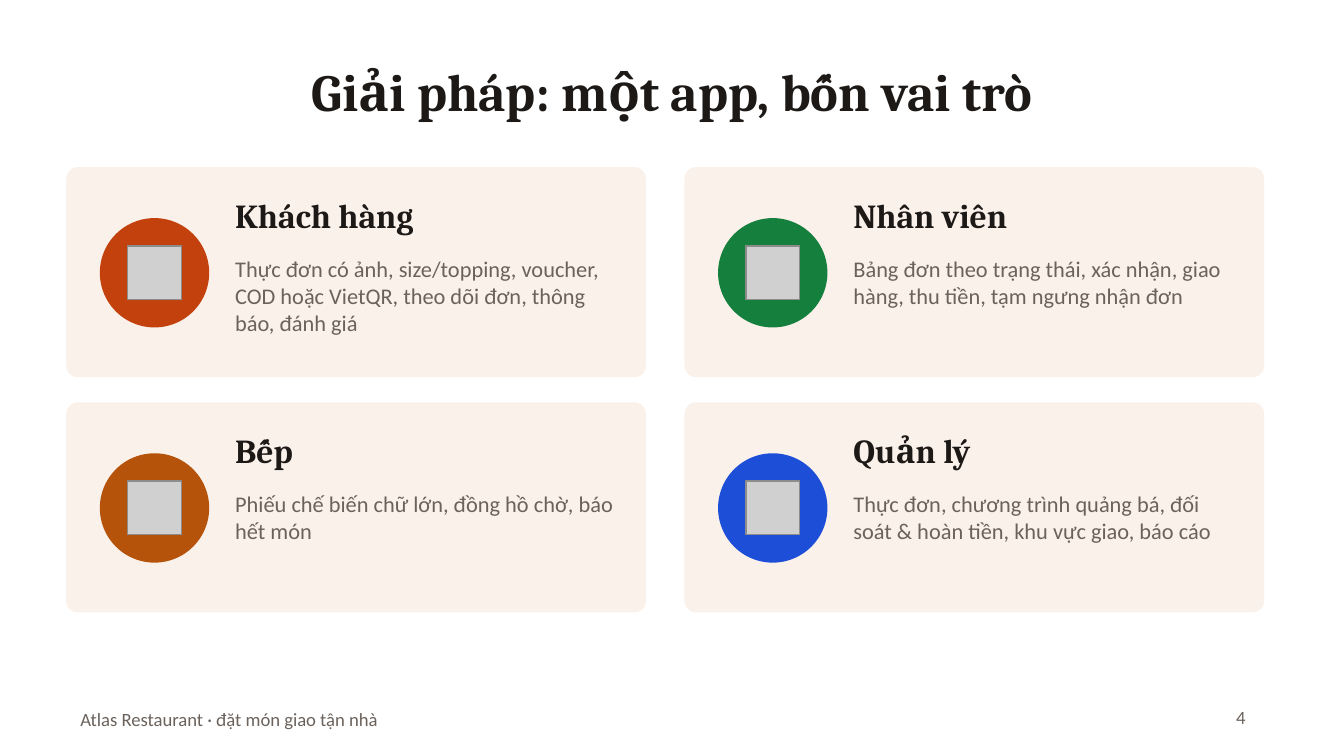
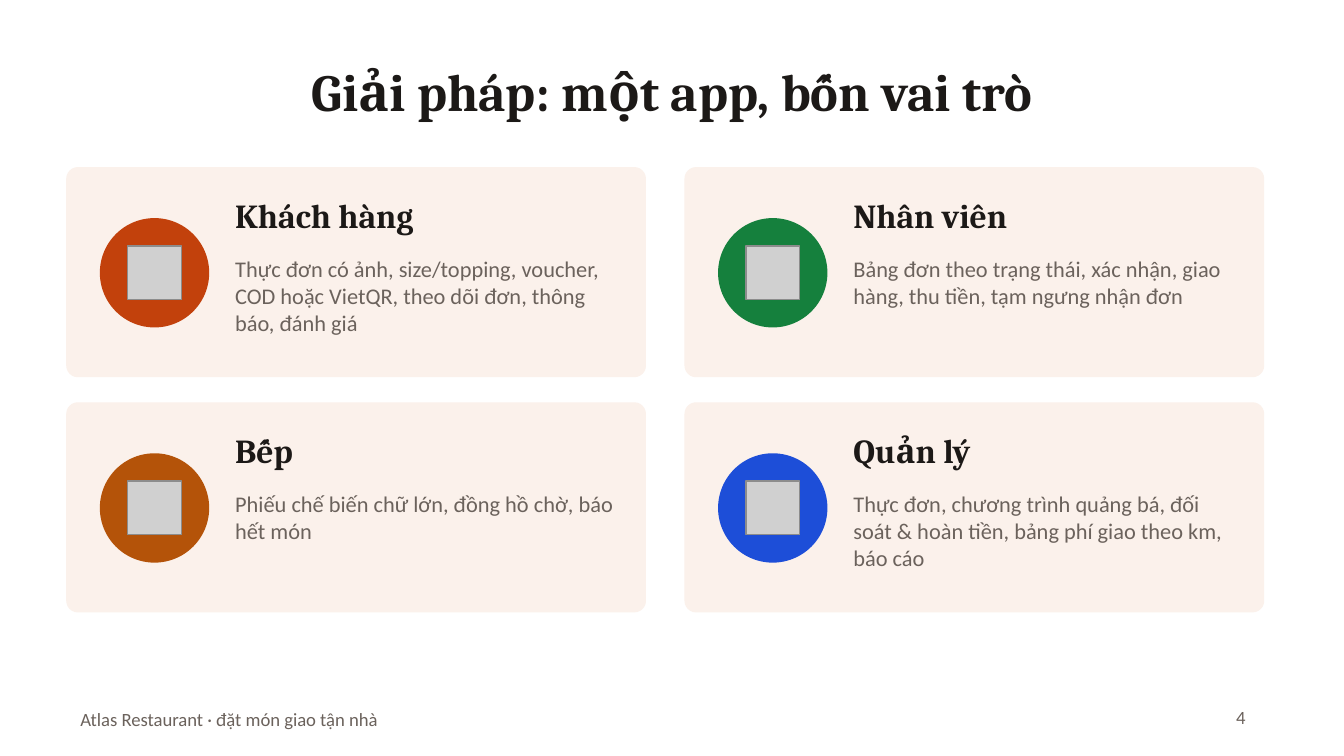
Before and after one commit to Anpham120/restaurant-ordering-mobile, a slide deck: slide 4 of docs/Slide_BTL_AtlasRestaurant.pptx. Drawn at 1344x756 pixels with LibreOffice and Linux fonts; fonts in the diff are those of the drawing; grey boxes stand for pictures. Boxes give left, top, right and bottom in pixels: in the first picture for what was removed or moved away, otherwise in the second. Text is boxed around its words. In the diff, an @@ line names an element or a change of style, - is before the commit and + after.

```diff
--- a/docs/Slide_BTL_AtlasRestaurant.pptx
+++ b/docs/Slide_BTL_AtlasRestaurant.pptx
@@ text at box(853, 495, 1222, 566): text changed @@
-Thực đơn, chương trình quảng bá, đối soát & hoàn tiền, khu vực giao, báo cáo
+Thực đơn, chương trình quảng bá, đối soát & hoàn tiền, bảng phí giao theo km, báo cáo
```
Also in this commit, not shown: 4 other slides changed, 3 slides added, 9 other files.
